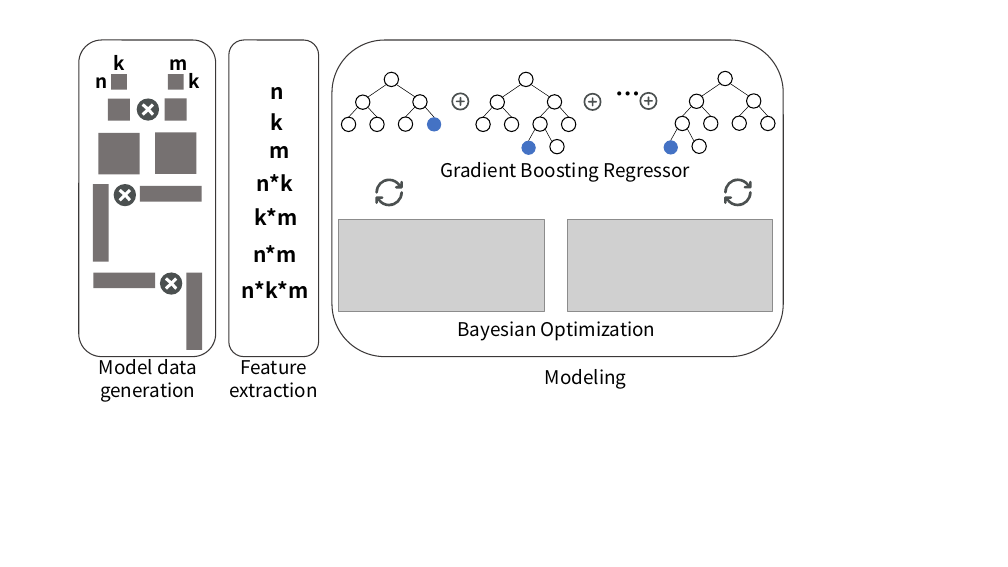
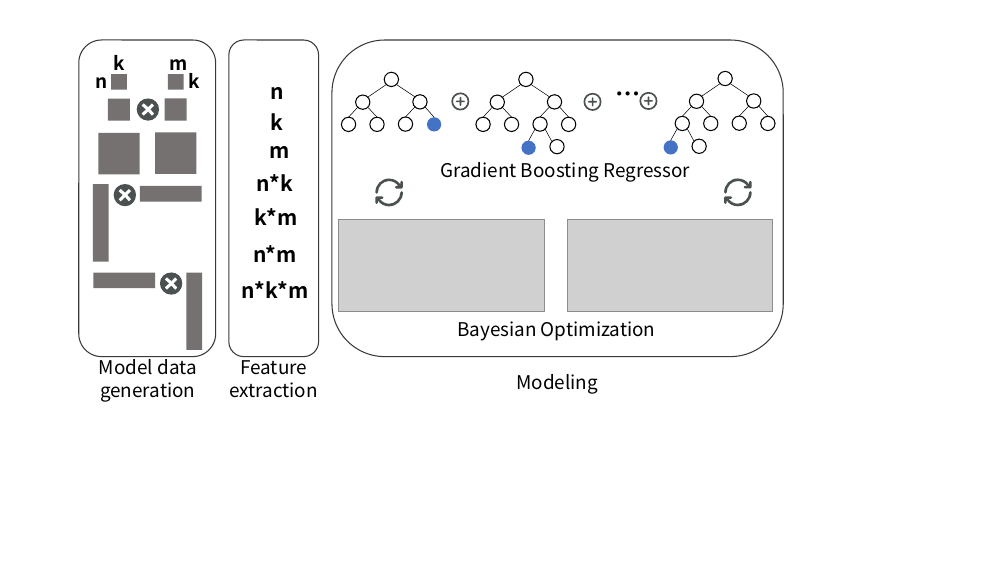
Before and after one commit to kmu-leeky/cloud-2018, a slide deck: slide 1 of figures/figures.pptx. Drawn at 1008x567 pixels with LibreOffice and Linux fonts; fonts in the diff are those of the drawing; grey boxes stand for pictures. Boxes give left, top, right and bottom in pixels: in the first picture for what was removed or moved away, otherwise in the second. Text is boxed around its words. In the diff, an @@ line names an element or a change of style, - is before the commit and + after.

```diff
--- a/figures/figures.pptx
+++ b/figures/figures.pptx
@@ text "Modeling": place and size @@
-text "Modeling" at (545,369,627,389)
+text "Modeling" at (516,374,598,394)
```
Also in this commit, not shown: 1 other file.
